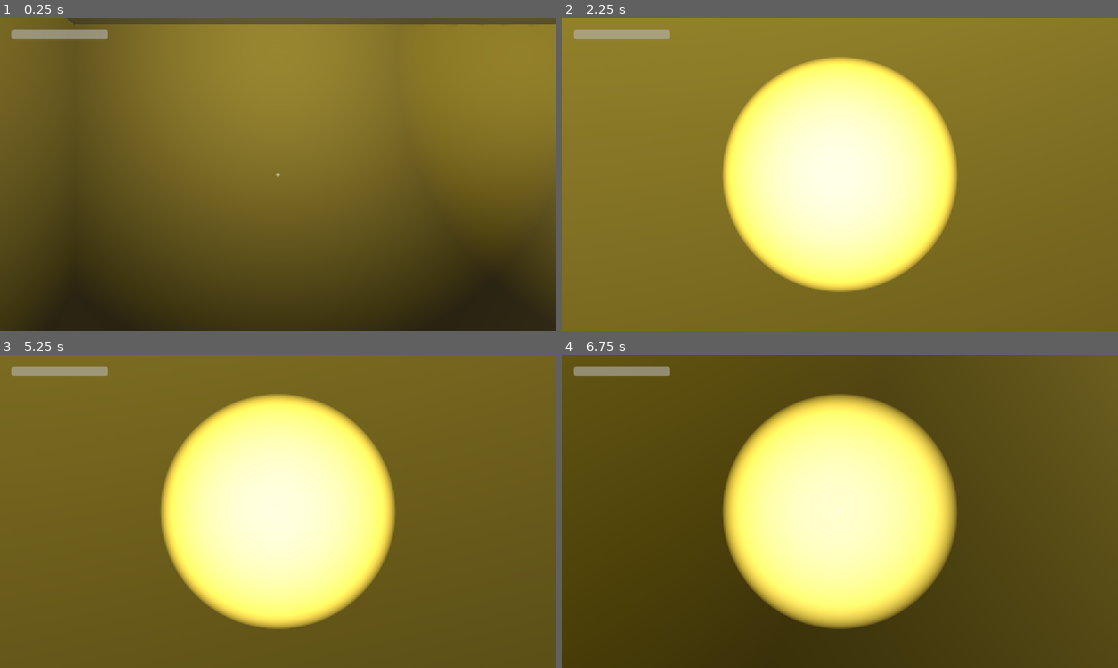
Above: before the commit, frames 1-4 (two rows, left to right).
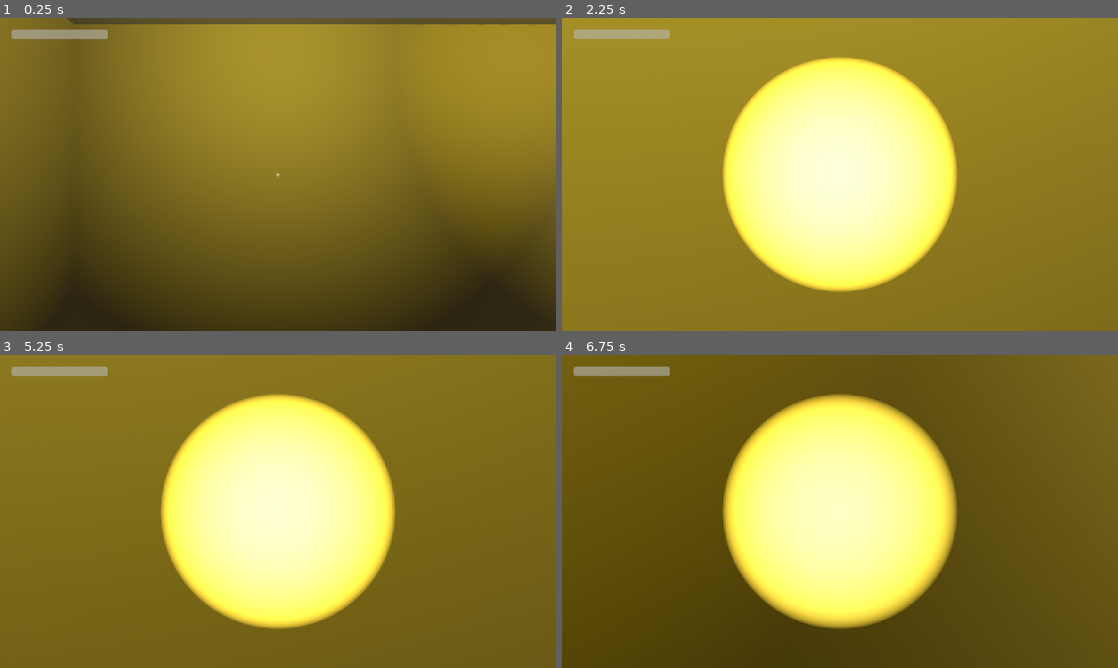
Above: after the commit, the same moments.

Repository: Aenopix/backrooms
Game: Godot game, scene res://scenes/Main.tscn
Two runs of this game, one before a commit and one after it. Both use one fixed random seed, a clock stepped at 60 frames per second and the inputs below.
Inputs (mouse positions are in pixels of both pictures, inside the frame that each line leads up to):
- Up to frame 1 (0.25 s): no input
- Up to frame 2 (2.25 s): tap Enter at 0.5 s; move the mouse to (867, 174) at 0.52 s; hold W from 0.53 s (still down); tap F at 0.6, 1.35, 2.1 s; tap Space at 1.25 s; move the mouse to (812, 174) at 1.27 s; move the mouse to (851, 168) at 2.02 s
- Up to frame 3 (5.25 s): keep holding W; tap Enter at 2.75 s; move the mouse to (272, 517) at 2.77 s; tap F every 0.75 s from 2.85 to 5.1 s; move the mouse to (316, 514) at 3.52 s; move the mouse to (233, 508) at 4.27 s; tap Space at 5 s; move the mouse to (283, 511) at 5.02 s
- Up to frame 4 (6.75 s): tap Enter at 5.75 s; move the mouse to (817, 505) at 5.77 s; release W at 5.78 s; hold D 5.78-6.53 s; tap F at 5.85, 6.6 s; move the mouse to (867, 511) at 6.52 s; hold W from 6.53 s (still down)

The runs differ from the first frame. In frame 2, 1.0% of the frame differs, in the area x 29-71%, y 12-88%; in frame 3, 1.4%; in frame 4, 1.8%, in the area x 29-71%, y 13-85%.

Commit message:
Bring back some life to the walls
Ambient light energy and fluorescent brightness got cut in recent
passes, leaving the yellow walls looking flat and dead even though
the material color never changed. Nudge ambient light back up
slightly and saturate the wall albedo a bit more, without touching
fixture brightness.

Diff:
--- a/assets/environment/backrooms_env.tres
+++ b/assets/environment/backrooms_env.tres
@@ -5,7 +5,7 @@
 background_color = Color(0.02, 0.02, 0.02, 1)
 ambient_light_source = 2
 ambient_light_color = Color(0.2, 0.18, 0.12, 1)
-ambient_light_energy = 0.05
+ambient_light_energy = 0.09
 fog_enabled = true
 fog_light_color = Color(0.4, 0.36, 0.22, 1)
 fog_density = 0.045
--- a/assets/materials/wall_yellow.tres
+++ b/assets/materials/wall_yellow.tres
@@ -1,5 +1,5 @@
 [gd_resource type="StandardMaterial3D" format=3]
 
 [resource]
-albedo_color = Color(0.77, 0.72, 0.35, 1)
+albedo_color = Color(0.86, 0.79, 0.32, 1)
 roughness = 0.85
